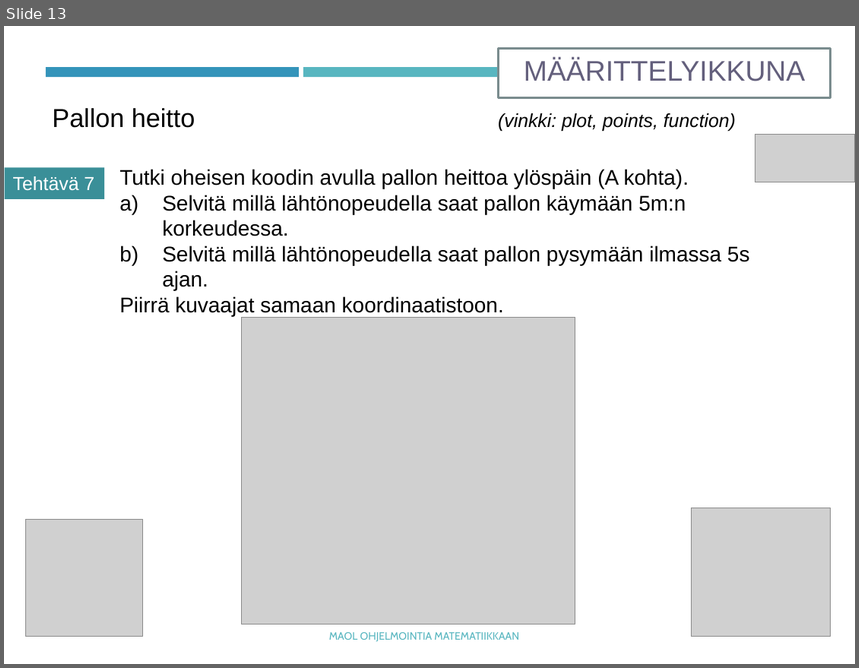
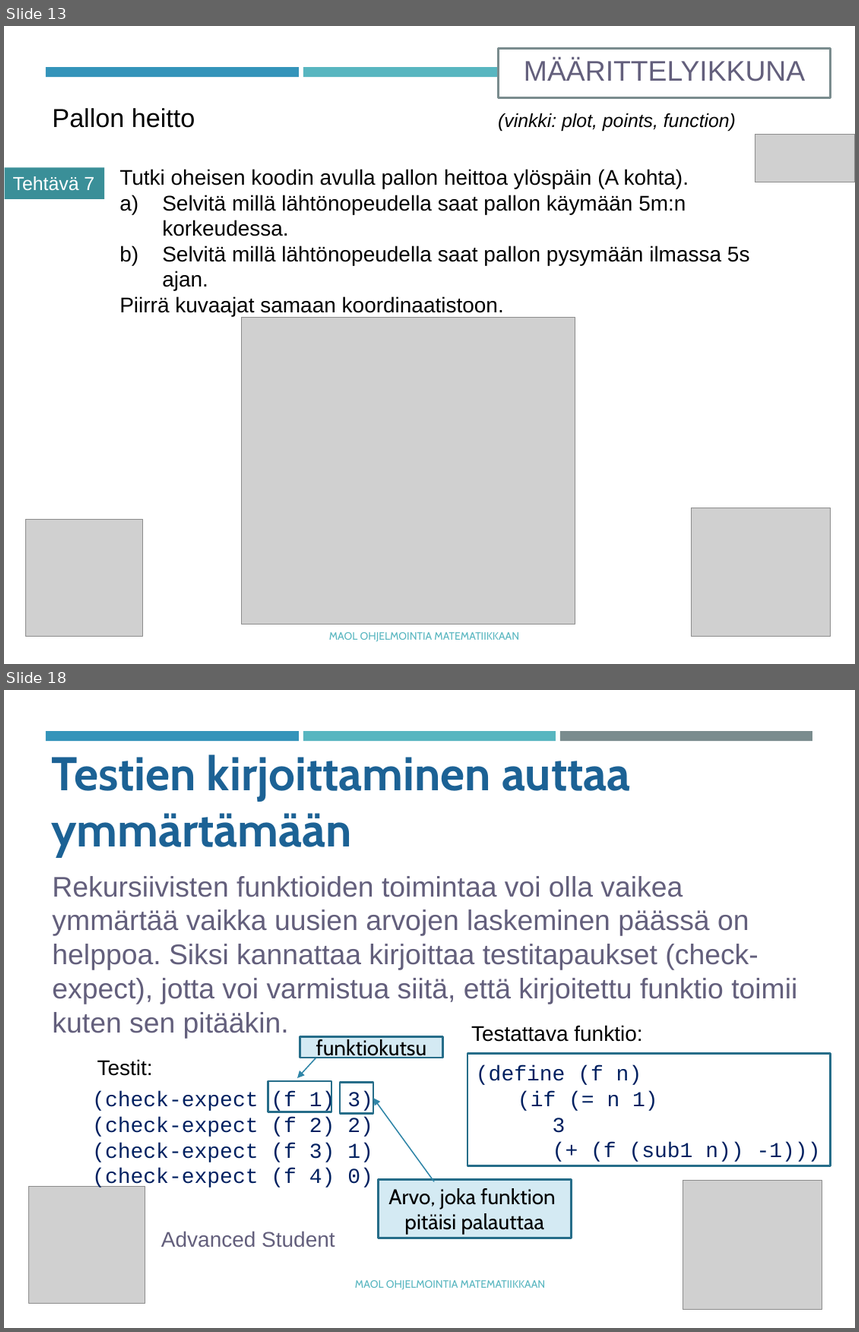
Before and after one commit to tyynetyyne/tyynetyyne.github.io, a slide deck: tehtavat/tiedostot/maol/power_point/Racket-MAOL-9-funktiot.pptx. Shown one above the other, each under a label of ours: slide 13 before the commit, slides 13 and 18 after it; the slides between them are not shown. The pictures are 859x668 and 859x1332 pixels, drawn with LibreOffice and Linux fonts; fonts in the diff are those of the drawing; grey boxes stand for pictures. Boxes give left, top, right and bottom in pixels: in the first picture for what was removed or moved away, otherwise in the second. Text is boxed around its words. In the diff, an @@ line names an element or a change of style, - is before the commit and + after.

```diff
--- a/tehtavat/tiedostot/maol/power_point/Racket-MAOL-9-funktiot.pptx
+++ b/tehtavat/tiedostot/maol/power_point/Racket-MAOL-9-funktiot.pptx
@@ slide 18 added at (4,690,855,1328), background #FFFFFF; not listed: 2 template elements that a slide beside it also shows @@
@@ rectangle added at (560,731,813,741), fill #7A8C8E @@
@@ text added at (51,755,631,858), 40 pt, text #1D6294, bold @@
+Testien kirjoittaminen auttaa
+ymmärtämään
@@ text added at (52,876,797,1039), 24 pt, text #635F7C @@
+Rekursiivisten funktioiden toimintaa voi olla vaikea ymmärtää vaikka uusien arvojen laskeminen päässä on helppoa. Siksi kannattaa kirjoittaa testitapaukset (check-expect), jotta voi varmistua siitä, että kirjoitettu funktio toimii kuten sen pitääkin.
@@ text added at (471,1025,642,1042), 18 pt, text #000000 @@
+Testattava funktio:
@@ arrow added from (321, 1053) to (297, 1078), #2F85A7 1 pt @@
@@ rectangle added at (300,1037,443,1058), fill #D4EAF3, outline #266D8A 1.75 pt, 18 pt, text #000000 @@
+funktiokutsu
@@ rectangle added at (468,1053,832,1167), outline #266D8A 1.75 pt @@
@@ text added at (97,1059,153,1076), 18 pt, text #000000 @@
+Testit:
@@ text added at (476,1066,821,1162), 18 pt, text #002060 @@
+(define (f n)
+(if (= n 1)
+3
+(+ (f (sub1 n)) -1)))
@@ text added at (92,1092,373,1189), 18 pt, text #002060 @@
+(check-expect (f 1) 3)
+(check-expect (f 2) 2)
+(check-expect (f 3) 1)
+(check-expect (f 4) 0)
@@ rectangle added at (268,1081,332,1113), outline #266D8A 1.75 pt @@
@@ rectangle added at (340,1082,373,1113), outline #266D8A 1.75 pt @@
@@ arrow added from (434, 1182) to (373, 1099), #2F85A7 1 pt @@
@@ picture added at (28,1187,145,1304) @@
@@ rectangle added at (379,1179,572,1238), fill #D4EAF3, outline #266D8A 1.75 pt, 18 pt, text #000000 @@
+Arvo, joka funktion
+pitäisi palauttaa
@@ picture added at (683,1181,822,1309) @@
@@ text added at (161,1231,335,1248), 18 pt, text #635F7C @@
+Advanced Student
@@ text added at (355,1281,546,1290), 9 pt, text #58B6C0 @@
+MAOL OHJELMOINTIA MATEMATIIKKAAN
```
Also in this commit, not shown: 1 slide changed, 11 other slides added, 5 other files.
